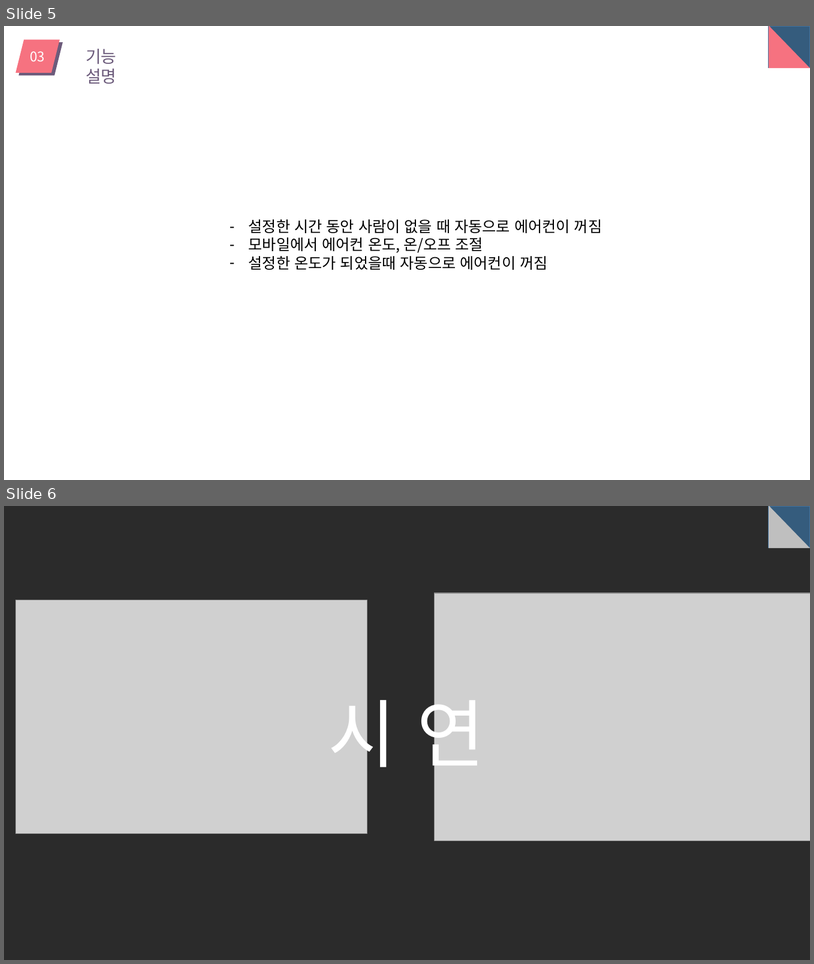
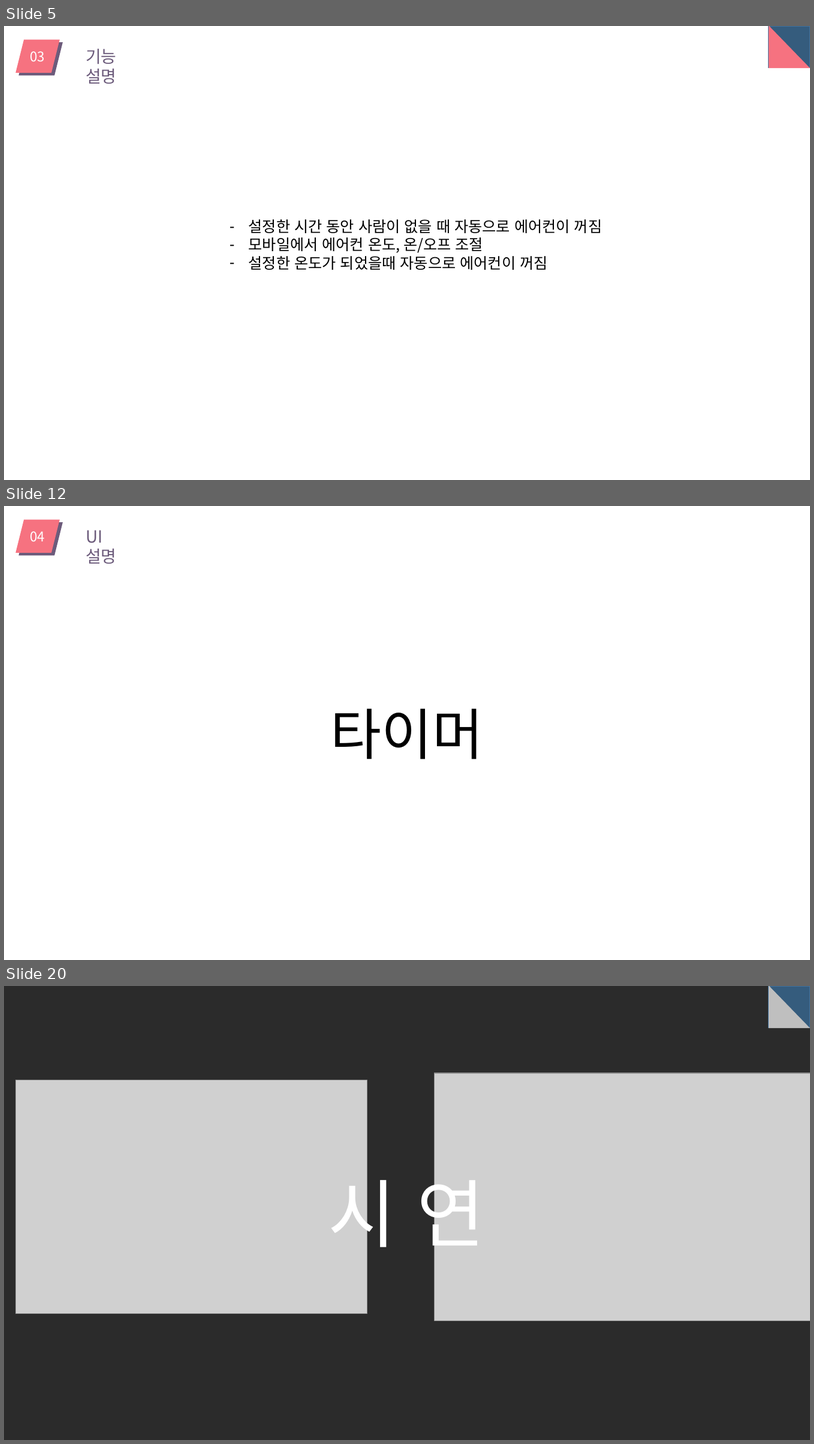
Before and after one commit to dgsw-2019-hackathon/J_B_H_AirConditioner, a slide deck: pptFile/ppt.pptx. Shown one above the other, each under a label of ours: slides 5 and 6 before the commit, slides 5, 12 and 20 after it; the slides between them are not shown. The pictures are 814x964 and 814x1444 pixels, drawn with LibreOffice and Linux fonts; fonts in the diff are those of the drawing; grey boxes stand for pictures; background and template pictures are left out; a plain dark background stands for a picture behind light text. Boxes give left, top, right and bottom in pixels: in the first picture for what was removed or moved away, otherwise in the second. Text is boxed around its words. In the diff, an @@ line names an element or a change of style, - is before the commit and + after.

```diff
--- a/pptFile/ppt.pptx
+++ b/pptFile/ppt.pptx
@@ slide 12 added at [4,506,810,960], background #FFFFFF @@
@@ group added at [15,520,117,564]: 2 parallelograms, 2 texts @@
+UI 설명
+04
@@ text added at [331,708,484,759], 66 pt, text #000000 @@
+타이머
@@ what was slide 6 is now slide 20 @@
```
Also in this commit, not shown: 2 slides changed, 13 other slides added, 1 other file.
